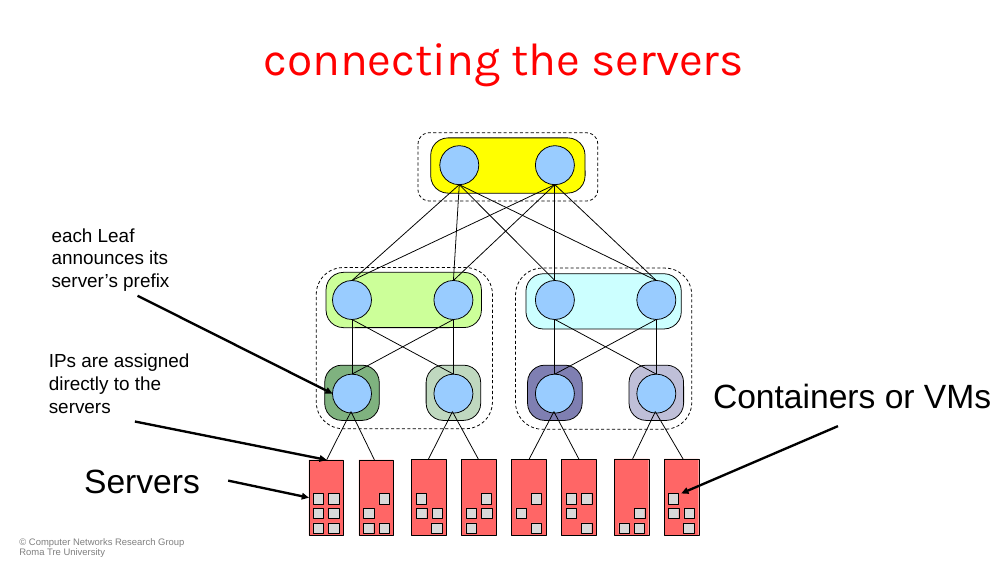
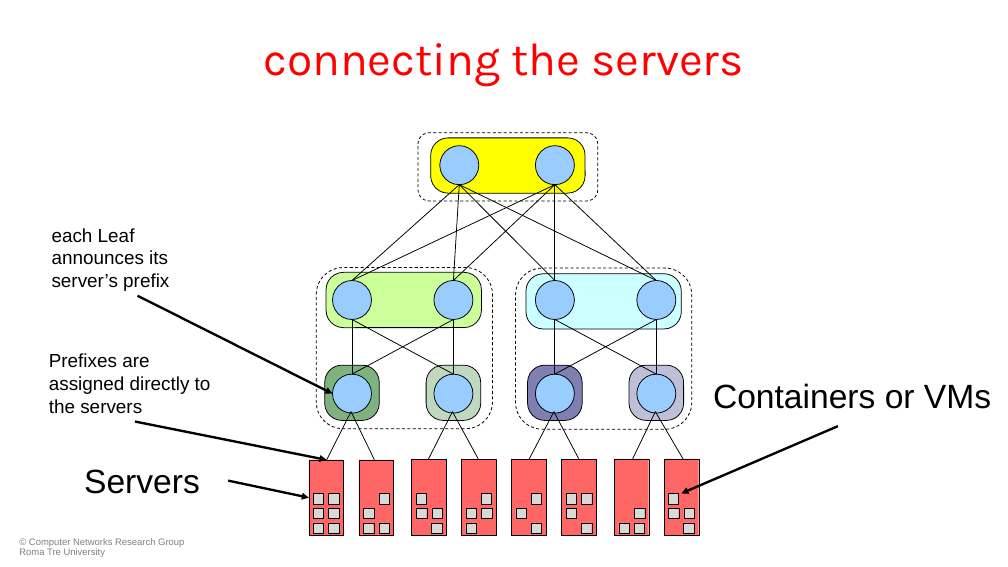
Before and after one commit to KatharaFramework/Kathara-Labs, a slide deck: slide 26 of main-labs/data-center-routing/data-center-bgp/051-kathara-lab_data-center-bgp.pptx. Drawn at 1008x567 pixels with LibreOffice and Linux fonts; fonts in the diff are those of the drawing; background and template pictures are left out. Boxes give left, top, right and bottom in pixels: in the first picture for what was removed or moved away, otherwise in the second. Text is boxed around its words. In the diff, an @@ line names an element or a change of style, - is before the commit and + after.

```diff
--- a/main-labs/data-center-routing/data-center-bgp/051-kathara-lab_data-center-bgp.pptx
+++ b/main-labs/data-center-routing/data-center-bgp/051-kathara-lab_data-center-bgp.pptx
@@ text at <box>49,353,211,414</box>: text changed @@
-IPs are assigned directly to the servers
+Prefixes are assigned directly to the servers
```
Also in this commit, not shown: 1 other slide changed, 1 slide added, 1 slide removed, 3 other files.
